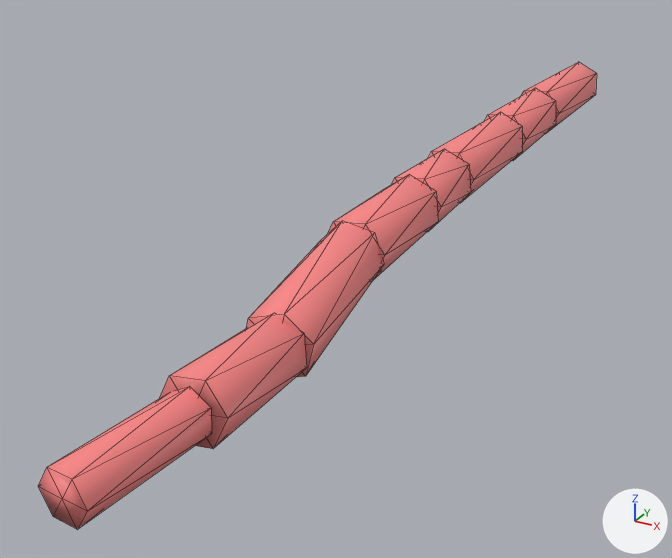
Renders of the glTF model public/data/plots/sample/media/qsm/244.glb from each side of a commit.
One viewpoint serves both versions: a camera (50 mm lens) standing at (-3.15, -7.84, -0.93) and looking at (-5.38, -3.78, -2.96). Lighting does not change. The marker at lower right points along +X, +Y and +Z. The older version comes first. Mesh edges are drawn as thin lines. Vertices at exactly the same position are counted once.
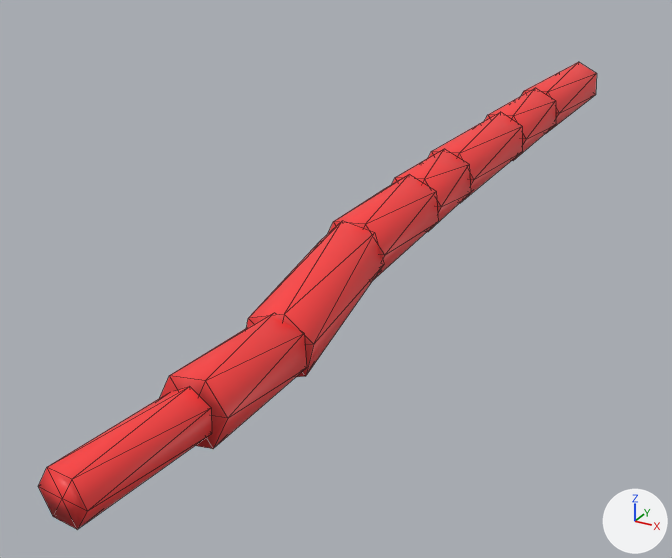
Where the change shows, as pixel boxes [x1, y1, x2, y2] in the pictures (672 x 558 px):
part 1 of me_mesh_0, recoloured (pink to red): [38, 62, 597, 529] in both

The change, as a list of edits to the scene's bpy script:
```text
Change me_mesh_0:
    where me_mesh_0.from_pydata(...)  # 105 vertices, 192 faces; spans x -5.22..-4.72, y -6.29..-0.39, z -2.79..-2.32
    used by ob_mesh_0; location = (0.0, 0.0, 0.0)
    me_mesh_0 part 1: 192 faces centred in x -5.2..-4.76, y -6.29..-0.39, z -2.75..-2.33 are repainted in the vertex colours; the middle colour goes from pink #ff8888 to red #ff3f3f
```
